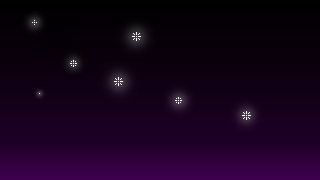
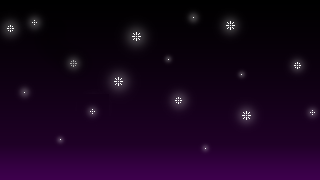
Comparing the layer stacks of the two (320, 180) images. Changes:
moved "Layer 2" above "Layer 1", painted on it over [0, 9, 320, 154]
painted on "Layer 1" over [7, 17, 315, 149]
